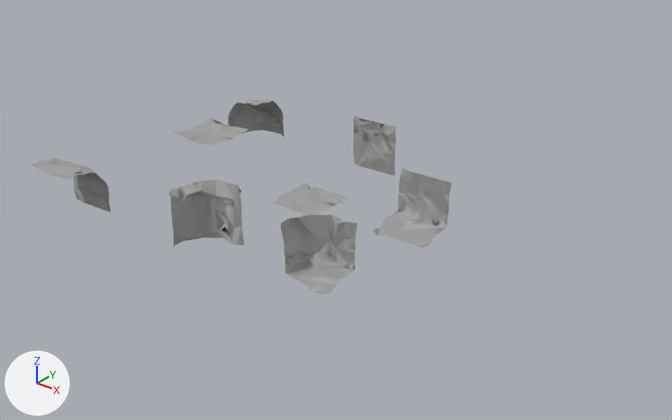
Two versions of the Blender file Offline-Tools/Level-Exporter/template.blend, one commit apart.
One viewpoint serves both versions: a 50 mm camera at (48.5, -73.8, 36.2) aimed at (4.3, -18.6, 2.0). Lighting does not change. The marker at lower left points along +X, +Y and +Z.

The first picture shows 'CornerFloor1', 'CornerRoof1', 'CornerWall1', 'Floor1', 'Roof1', 'Wall1', 'WallFloor1', 'WallRoof1'.
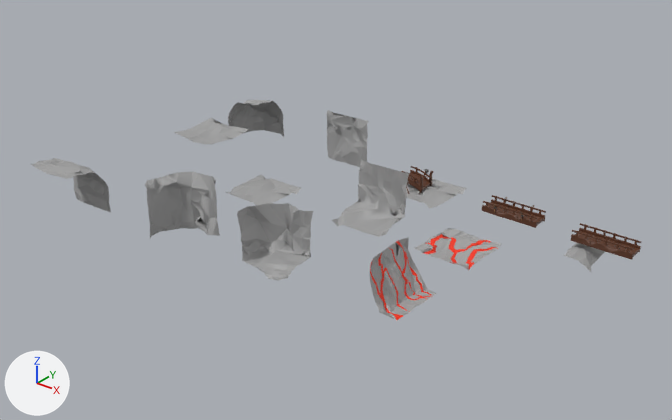
Where the change shows, as pixel boxes (x1, y1, x2, y2) in the pictures (672 x 420 px):
'CornerFloor1', moved
    before: (281, 215, 358, 294)
    after: (237, 203, 313, 281)
'WallFloor1', moved
    before: (373, 168, 452, 248)
    after: (332, 159, 409, 237)
'CornerWall1', moved
    before: (169, 180, 244, 246)
    after: (145, 172, 220, 238)
'Wall1', moved
    before: (353, 116, 397, 176)
    after: (327, 110, 368, 167)
'Cliff1', added
    after: (370, 237, 437, 320)
'Floor1', moved
    before: (271, 183, 348, 216)
    after: (224, 174, 301, 205)
'Riverbed1', added
    after: (414, 228, 501, 270)
'FloorBridge2', added
    after: (562, 223, 641, 272)
'FloorBridge1', added
    after: (401, 166, 466, 208)
'Bridge1', added (brown)
    after: (482, 195, 546, 228)

The edits, one by one:
Picture 'DiffuseColor_Texture.2012' (img_diffusecolor_texture_2012) is new.
Picture 'DiffuseColor_Texture.004' (img_diffusecolor_texture_004) is new.
Picture 'DiffuseColor_Texture.1943' (img_diffusecolor_texture_1943) is new.
Material 'PP_Standard_Material.2009' (mat_pp_standard_material_2009) is new.
Its texture is img_diffusecolor_texture_2012.
Its roughness is 0.553.
Material 'PP_Standard_Material.002' (mat_pp_standard_material_002) is new.
Its texture is img_diffusecolor_texture_004.
Its roughness is 0.553.
Material 'PP_Standard_Material.1940' (mat_pp_standard_material_1940) is new.
Its texture is img_diffusecolor_texture_1943.
Its roughness is 0.553.
Material 'PP_Standard_Material.006' (mat_pp_standard_material_006) is new.
Its texture is img_diffusecolor_texture_001.
Its roughness is 0.553.
Material 'PP_Standard_Material.010' (mat_pp_standard_material_010) is new.
Its texture is img_diffusecolor_texture_001.
Its roughness is 0.553.
Material 'PP_Standard_Material.005' (mat_pp_standard_material_005) is new.
Its texture is img_diffusecolor_texture_274.
Its roughness is 0.553.
Material 'PP_Standard_Material.004' (mat_pp_standard_material_004) is new.
Its texture is img_diffusecolor_texture_274.
Its roughness is 0.553.
Mesh me_scene_014 is new.
It has 156 vertices, 272 faces and spans x -2.5..2.5, y -2.5..2.5, z 0.94..1.49.
It uses material mat_pp_standard_material_2009 (picture img_diffusecolor_texture_2012).
Mesh me_scene_006 is new.
It has 694 vertices, 1032 faces and spans x -2.59..2.56, y -2.5..2.5, z 0.0..2.21.
It uses material mat_pp_standard_material_002 (picture img_diffusecolor_texture_004).
Mesh me_scene_002 is new.
It has 388 vertices, 748 faces and spans x -0.47..2.5, y -2.5..2.5, z 1.25..5.0.
It uses material mat_pp_standard_material_1940 (picture img_diffusecolor_texture_1943).
Mesh me_scene_011 is new.
It has 762 vertices, 1320 faces and spans x -2.52..2.5, y -2.5..2.5, z 0.31..2.27.
Faces by material slot: [428, 892].
It uses material mat_pp_standard_material_006 (picture img_diffusecolor_texture_001).
It uses material mat_pp_standard_material_010 (picture img_diffusecolor_texture_001).
Mesh me_scene_010 is new.
It has 2088 vertices, 3754 faces and spans x -2.56..2.59, y -1.14..1.09, z 1.26..2.3.
Faces by material slot: [1002, 2752].
It uses material mat_pp_standard_material_004 (picture img_diffusecolor_texture_274).
It uses material mat_pp_standard_material_005 (picture img_diffusecolor_texture_274).
Object 'WallFloor1' (ob_wallfloor1) moves from (9.94, -15.17, 0.0) to (6.11, -15.82, 0.0).
Object 'Wall1' (ob_wall1) moves from (-0.96, -7.57, 0.0) to (-4.03, -7.9, 0.0).
Object 'Floor1' (ob_floor1) moves from (-0.61, -16.29, 0.0) to (-5.18, -17.39, 0.0).
Object 'CornerWall1' (ob_cornerwall1) moves from (-2.46, -26.92, 0.0) to (-5.28, -26.97, 0.0).
Object 'CornerFloor1' (ob_cornerfloor1) moves from (8.37, -25.73, 0.0) to (4.47, -26.3, 0.0).
Object 'Riverbed1' (ob_riverbed1) is new; it shows me_scene_014.
Its location is (15.29, -16.84, 0.0).
Object 'FloorBridge2' (ob_floorbridge2) is new; it shows me_scene_006.
Its location is (24.23, -9.2, 0.0).
Object 'Cliff1' (ob_cliff1) is new; it shows me_scene_002.
Its location is (15.31, -26.22, 0.0).
Object 'FloorBridge1' (ob_floorbridge1) is new; it shows me_scene_011.
Its location is (6.67, -7.98, 0.0).
Object 'Bridge1' (ob_bridge1) is new; it shows me_scene_010.
Its location is (15.82, -8.93, 0.0).
